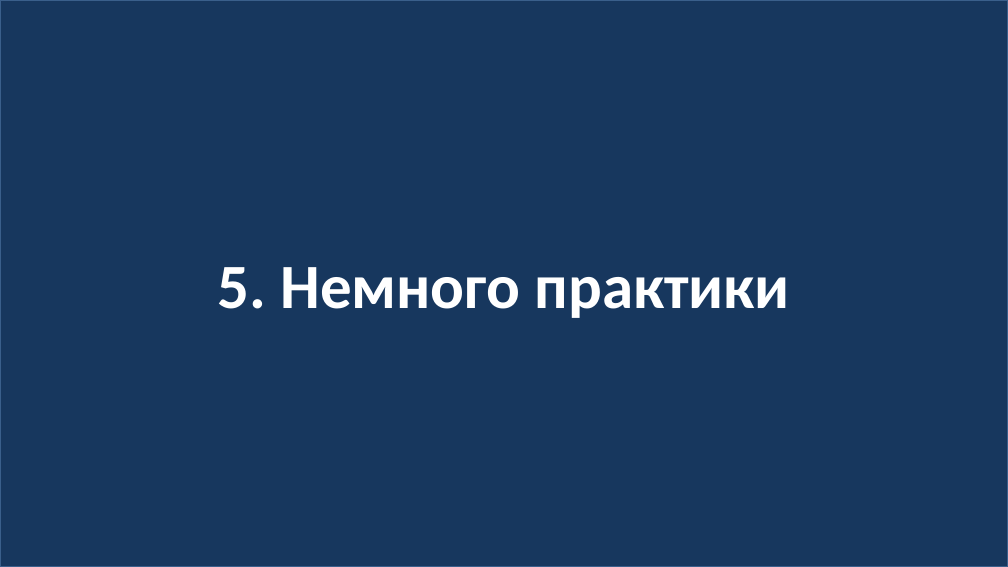
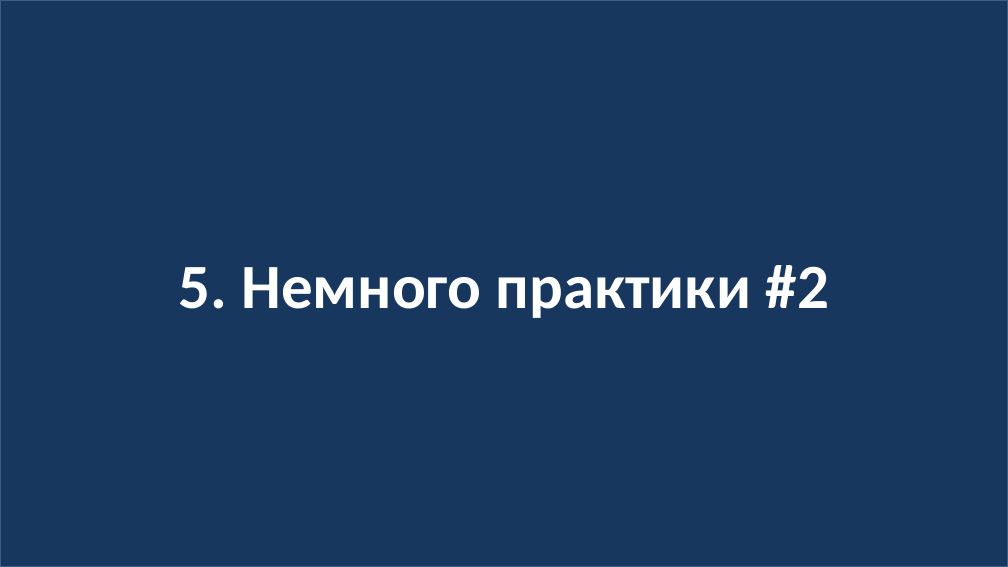
Before and after one commit to js-17-ort-dnipro/lesson11, a slide deck: slide 14 of lesson11.pptx. Drawn at 1008x567 pixels with LibreOffice and Linux fonts; fonts in the diff are those of the drawing. Boxes give left, top, right and bottom in pixels: in the first picture for what was removed or moved away, otherwise in the second. Text is boxed around its words. In the diff, an @@ line names an element or a change of style, - is before the commit and + after.

```diff
--- a/lesson11.pptx
+++ b/lesson11.pptx
@@ text in rectangle at [179, 265, 829, 318]: text changed @@
-5. Немного практики
+5. Немного практики #2
```
Also in this commit, not shown: 1 other file.
